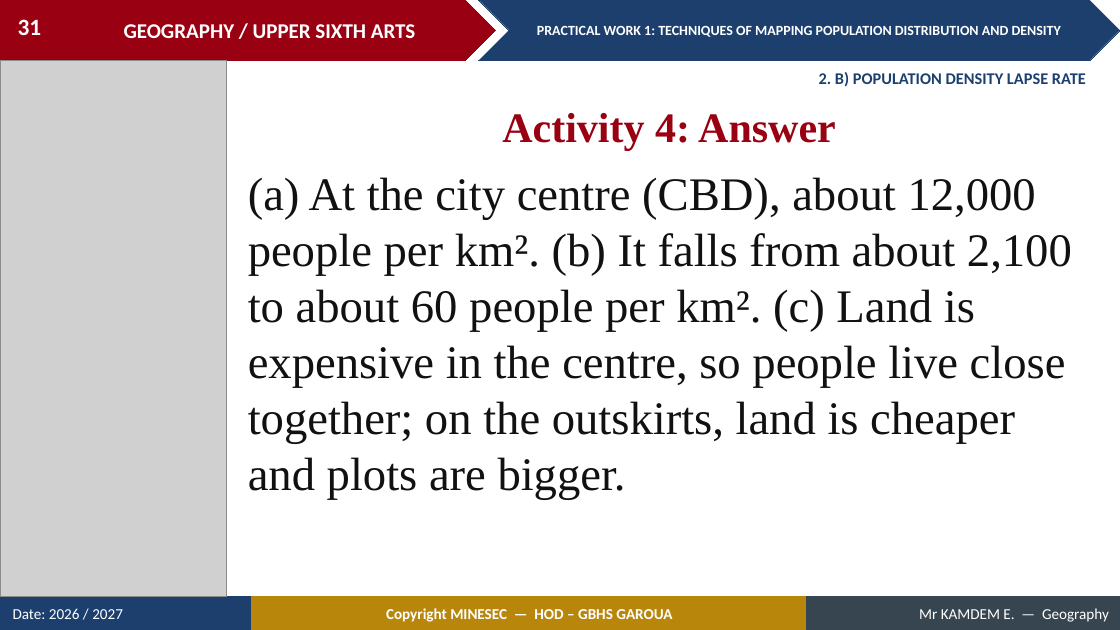
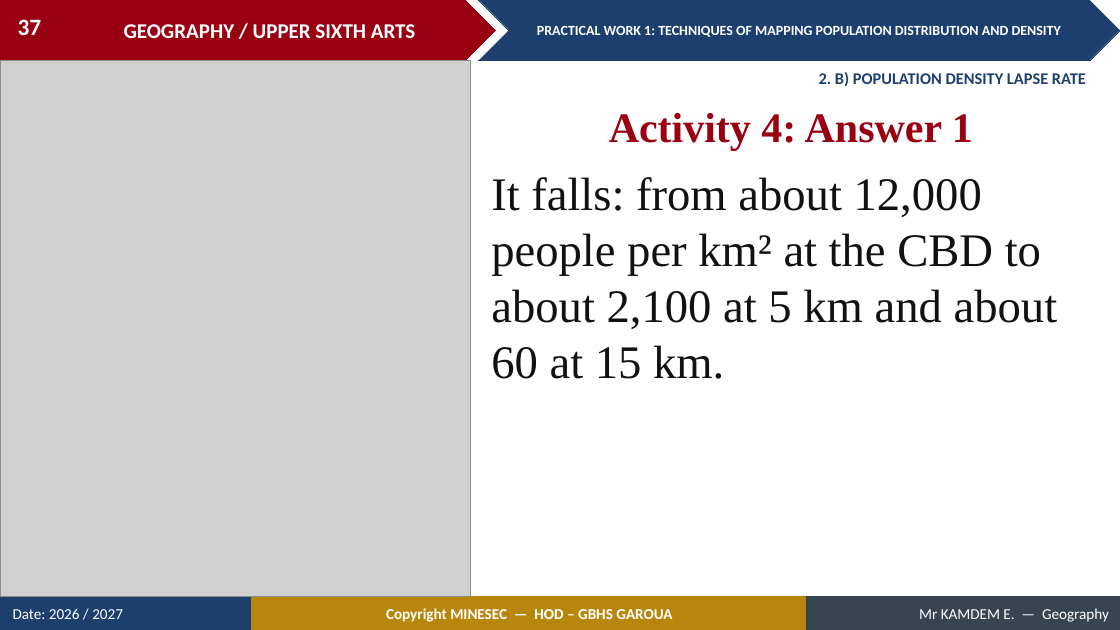
Before and after one commit to Berthautk/linea-github, a slide deck: slide 37 of lecons/USA/Population Geography/03_USA_POP_PW01_Techniques_of_Mapping_Population_Distribution_and_Density.pptx (slide 31 before the commit). Drawn at 1120x630 pixels with LibreOffice and Linux fonts; fonts in the diff are those of the drawing; grey boxes stand for pictures. Boxes give left, top, right and bottom in pixels: in the first picture for what was removed or moved away, otherwise in the second. Text is boxed around its words. In the diff, an @@ line names an element or a change of style, - is before the commit and + after.

```diff
--- a/lecons/USA/Population Geography/03_USA_POP_PW01_Techniques_of_Mapping_Population_Distribution_and_Density.pptx
+++ b/lecons/USA/Population Geography/03_USA_POP_PW01_Techniques_of_Mapping_Population_Distribution_and_Density.pptx
@@ page number at (18,19,42,35): text changed @@
-31
+37
@@ picture: place and size @@
-picture at (0,60,227,597)
+picture at (0,60,471,597)
@@ text at (609,113,973,150): text changed @@
-Activity 4: Answer
+Activity 4: Answer 1
@@ text at (491,177,1058,379): text changed @@
-(a) At the city centre (CBD), about 12,000 people per km². (b) It falls from about 2,100 to about 60 people per km². (c) Land is expensive in the centre, so people live close together; on the outskirts, land is cheaper and plots are bigger.
+It falls: from about 12,000 people per km² at the CBD to about 2,100 at 5 km and about 60 at 15 km.
```
Also in this commit, not shown: 9 other slides changed, 8 slides added, 3 other files.
